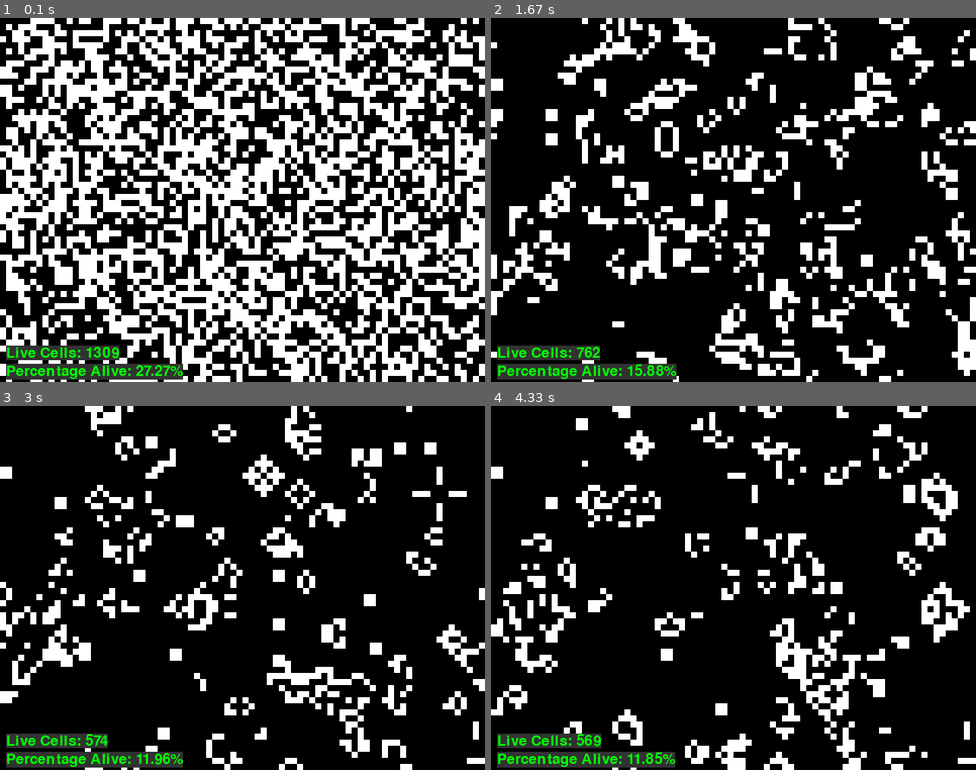
Above: before the commit, frames 1-4 (two rows, left to right).
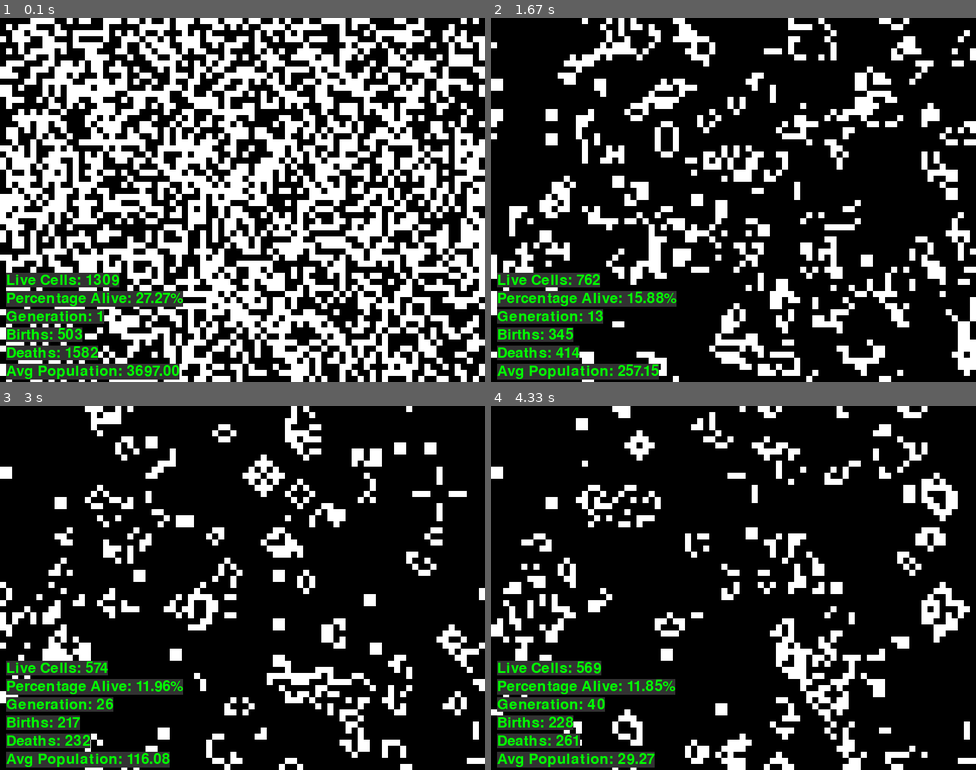
Above: after the commit, the same moments.

Repository: PawiX25/pygame-conways-game-of-life
Game: pygame game, started from game.py
The game is run twice, just before and just after one commit, with the same random seed, the same clock (stepped at 60 frames per second) and the same inputs.
Inputs (mouse positions are in pixels of both pictures, inside the frame that each line leads up to):
- Up to frame 1 (0.1 s): no input
- Up to frame 2 (1.67 s): hold R 0.33-0.8 s; click (733, 221) at 0.97 s; move the mouse to (583, 287) at 1.23 s; click (583, 287) at 1.37 s; move the mouse to (607, 65) at 1.63 s
- Up to frame 3 (3 s): click (116, 453) at 1.77 s; click (218, 682) at 2.17 s; click (426, 726) at 2.57 s; click (339, 558) at 2.97 s
- Up to frame 4 (4.33 s): move the mouse to (883, 580) at 3.23 s; click (883, 580) at 3.37 s; click (835, 522) at 3.8 s; click (588, 464) at 4.3 s

The runs differ from the first frame. In frame 1, 5.1% of the frame differs, in the area x 1-38%, y 70-100%; in frame 2, 5.1%; in frame 3, 5.0%; in frame 4, 5.2%.

Commit message:
Add more simulation statistics

Diff:
--- a/game.py
+++ b/game.py
@@ -37,6 +37,7 @@
 
 def update_grid(grid):
     new_grid = np.copy(grid)
+    births = deaths = 0
     for x in range(GRID_WIDTH):
         for y in range(GRID_HEIGHT):
             total = (grid[(x-1)%GRID_WIDTH, (y-1)%GRID_HEIGHT] + grid[(x-1)%GRID_WIDTH, y] + grid[(x-1)%GRID_WIDTH, (y+1)%GRID_HEIGHT] +
@@ -45,34 +46,58 @@
 
             if grid[x, y] == 1 and (total < 2 or total > 3):
                 new_grid[x, y] = 0
+                deaths += 1
             elif grid[x, y] == 0 and total == 3:
                 new_grid[x, y] = 1
-    return new_grid
+                births += 1
+    return new_grid, births, deaths
 
-def draw_statistics(grid):
+def draw_statistics(grid, generation, births, deaths, avg_population):
     live_cells = np.sum(grid)
     total_cells = GRID_WIDTH * GRID_HEIGHT
     percentage_alive = (live_cells / total_cells) * 100
 
     live_cells_text = f"Live Cells: {live_cells}"
     percentage_text = f"Percentage Alive: {percentage_alive:.2f}%"
+    generation_text = f"Generation: {generation}"
+    births_text = f"Births: {births}"
+    deaths_text = f"Deaths: {deaths}"
+    avg_population_text = f"Avg Population: {avg_population:.2f}"
 
     live_cells_surface = font.render(live_cells_text, True, GREEN)
     percentage_surface = font.render(percentage_text, True, GREEN)
+    generation_surface = font.render(generation_text, True, GREEN)
+    births_surface = font.render(births_text, True, GREEN)
+    deaths_surface = font.render(deaths_text, True, GREEN)
+    avg_population_surface = font.render(avg_population_text, True, GREEN)
 
-    live_cells_rect = live_cells_surface.get_rect(topleft=(10, HEIGHT - 60))
-    percentage_rect = percentage_surface.get_rect(topleft=(10, HEIGHT - 30))
+    live_cells_rect = live_cells_surface.get_rect(topleft=(10, HEIGHT - 180))
+    percentage_rect = percentage_surface.get_rect(topleft=(10, HEIGHT - 150))
+    generation_rect = generation_surface.get_rect(topleft=(10, HEIGHT - 120))
+    births_rect = births_surface.get_rect(topleft=(10, HEIGHT - 90))
+    deaths_rect = deaths_surface.get_rect(topleft=(10, HEIGHT - 60))
+    avg_population_rect = avg_population_surface.get_rect(topleft=(10, HEIGHT - 30))
 
     pygame.draw.rect(screen, TEXT_BG_COLOR, live_cells_rect)
     pygame.draw.rect(screen, TEXT_BG_COLOR, percentage_rect)
+    pygame.draw.rect(screen, TEXT_BG_COLOR, generation_rect)
+    pygame.draw.rect(screen, TEXT_BG_COLOR, births_rect)
+    pygame.draw.rect(screen, TEXT_BG_COLOR, deaths_rect)
+    pygame.draw.rect(screen, TEXT_BG_COLOR, avg_population_rect)
 
     screen.blit(live_cells_surface, live_cells_rect.topleft)
     screen.blit(percentage_surface, percentage_rect.topleft)
+    screen.blit(generation_surface, generation_rect.topleft)
+    screen.blit(births_surface, births_rect.topleft)
+    screen.blit(deaths_surface, deaths_rect.topleft)
+    screen.blit(avg_population_surface, avg_population_rect.topleft)
 
 def main():
     grid = initialize_grid()
     running = True
     pause = False
+    generation = 0
+    total_population = np.sum(grid)
 
     while running:
         for event in pygame.event.get():
@@ -83,20 +108,26 @@
                     pause = not pause
                 if event.key == pygame.K_r:
                     grid = initialize_grid()
+                    generation = 0
+                    total_population = np.sum(grid)
             if event.type == pygame.MOUSEBUTTONDOWN:
                 x, y = pygame.mouse.get_pos()
                 x //= CELL_SIZE
                 y //= CELL_SIZE
                 grid[x, y] = 1 - grid[x, y]
+                total_population = np.sum(grid)
 
         screen.fill(BLACK)
         draw_lines()
         draw_grid(grid)
 
         if not pause:
-            grid = update_grid(grid)
+            grid, births, deaths = update_grid(grid)
+            generation += 1
+            total_population += np.sum(grid)
+            avg_population = total_population / generation if generation != 0 else 0
 
-        draw_statistics(grid)
+        draw_statistics(grid, generation, births, deaths, avg_population)
 
         pygame.display.flip()
         clock.tick(10)
